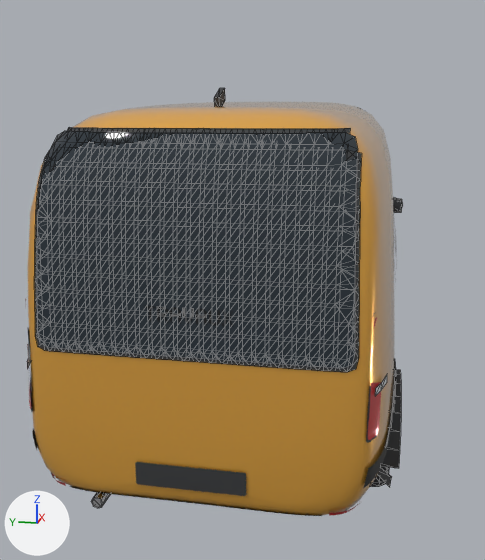
An edit to the glTF model assets/fleet/pro_btp.glb, drawn before and after from the same camera.
Both versions are drawn from a 50 mm lens placed at (-5.57, -0.8, 2.21), pointed at (-0.14, 0.28, 0.85). Lighting does not change. The marker at lower left points along +X, +Y and +Z. The older version comes first. Mesh edges are drawn as thin lines on the coarser meshes. Where no turn or scale is listed for an object, it has been applied to the vertices.

The first picture shows 'ArchLiner.003', 'Body', 'PlateR', 'RearGlass', 'RgFrame' and 12 more.
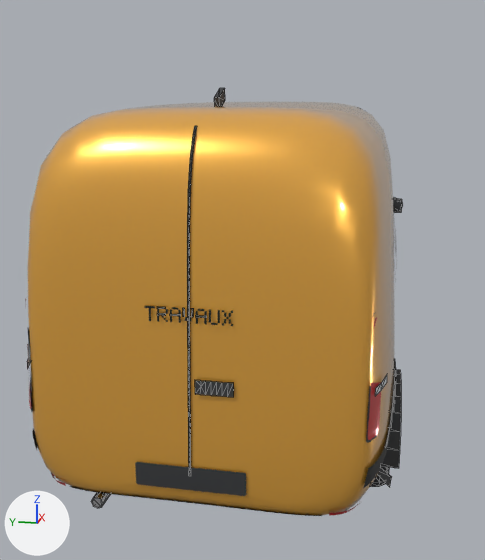
Scene script edits in JSON lines:
```json
{"op": "add", "block": "me_rearhandle", "code": ["me_rearhandle = bpy.data.meshes.new('RearHandle')", "me_rearhandle.from_pydata([(-2.8, -0.03, 0.969), (-2.8, -0.056, 0.969), (-2.8, -0.081, 0.969), (-2.8, -0.107, 0.969), (-2.8, -0.133, 0.969), (-2.8, -0.159, 0.969), (-2.8, -0.184, 0.969), (-2.8, -0.21, 0.969), (-2.798, -0.21, 1.037), (-2.798, -0.184, 1.037), (-2.798, -0.159, 1.037), (-2.798, -0.133, 1.037), (-2.798, -0.107, 1.037), (-2.798, -0.081, 1.037), (-2.798, -0.056, 1.037), (-2.798, -0.03, 1.037), (-2.799, -0.06, 1.01)], [], [(8, 6, 7), (6, 8, 9), (10, 4, 5), (4, 10, 11), (9, 5, 6), (5, 9, 10), (12, 2, 3), (2, 12, 13), (16, 0, 1), (0, 16, 15), (15, 16, 14), (1, 2, 16), (13, 16, 2), (16, 13, 14), (11, 3, 4), (3, 11, 12)])", "me_rearhandle.materials.append(mat_det)  # dark grey #353638"]}
{"op": "add", "block": "me_reardoorseam", "code": ["me_reardoorseam = bpy.data.meshes.new('RearDoorSeam')", "me_reardoorseam.from_pydata(...)  # 104 vertices, 102 faces; spans x -2.81..-2.6, y -0.01..0.01, z 0.56..2.16", "me_reardoorseam.materials.append(mat_det)  # dark grey #353638"]}
{"op": "remove", "block": "ob_rearglass", "code": ["ob_rearglass = bpy.data.objects.new('RearGlass', me_rearglass)", "ob_rearglass.location = (0.0, 0.0, 0.0)"]}
{"op": "remove", "block": "ob_rgframe", "code": ["ob_rgframe = bpy.data.objects.new('RgFrame', me_rgframe)", "ob_rgframe.location = (0.0, 0.0, 0.0)"]}
{"op": "add", "block": "ob_rearhandle", "code": ["ob_rearhandle = bpy.data.objects.new('RearHandle', me_rearhandle)", "ob_rearhandle.location = (0.0, 0.0, 0.0)"]}
{"op": "add", "block": "ob_reardoorseam", "code": ["ob_reardoorseam = bpy.data.objects.new('RearDoorSeam', me_reardoorseam)", "ob_reardoorseam.location = (0.0, 0.0, 0.0)"]}
```

Boxes (x1, y1, x2, y2) around the edits, measured in the pictures (485 x 560 px):
```json
{"object": "RearGlass", "change": "deleted", "before": [37, 131, 358, 368]}
{"object": "RgFrame", "change": "deleted", "before": [34, 127, 362, 372]}
{"object": "RearDoorSeam", "change": "added", "after": [187, 126, 197, 476]}
{"object": "RearHandle", "change": "added", "after": [195, 380, 234, 397]}
```
